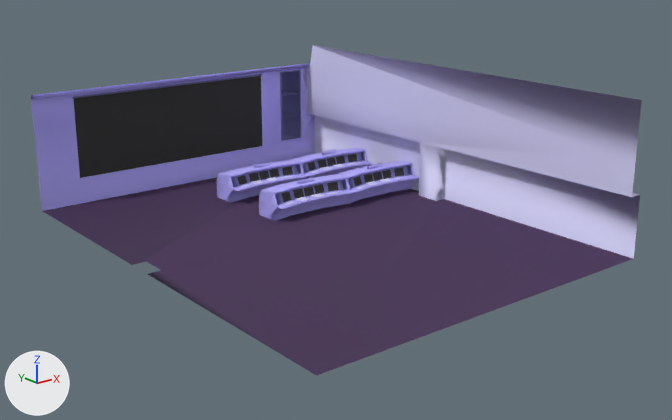
One commit to the glTF model src/models/controlroom.gltf: the scene before it, then after it.
Rendered twice from a camera (50 mm lens) standing at (-23.5, -28.4, 11.8) and looking at (-1.9, -1.5, 1.0). The axes (+X, +Y, +Z) are drawn at lower left. The lights are the same throughout. Where no turn or scale is listed for an object, it has been applied to the vertices.

The first picture shows 'jscmiscon1_1', 'jscmiscon1_22', 'jscmiscon1_27', 'jscmiscon1_4', 'jscmiscon1_40', 'jscmiscon1_41', 'jscmiscon1_42', 'jscmiscon1_43', 'jscmiscon1_44', 'jscmiscon1_5', 'jscmiscon1_6'.
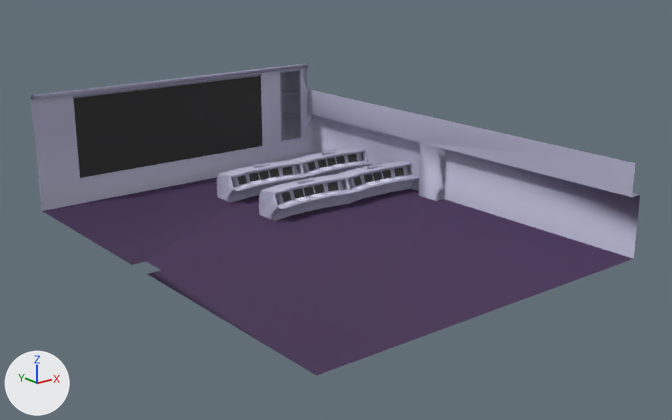
Boxes [x1, y1, x2, y2] around the edits, measured in the pictures (672 x 420 px):
'jscmiscon1_42', recoloured
    both: [307, 89, 640, 259]
'jscmiscon1_44', deleted
    before: [307, 45, 642, 163]
'jscmiscon1_43', recoloured (blue to grey)
    both: [31, 63, 315, 211]
'jscmiscon1_4', recoloured
    both: [217, 148, 415, 221]
'jscmiscon1_5', recoloured (blue to grey)
    both: [233, 161, 419, 210]
'jscmiscon1_22', recoloured (blue to grey)
    both: [254, 149, 383, 184]

The change, as a list of edits to the scene's bpy script:
```text
Change mat_purple:
    mat_purple.base_color: (0.456, 0.418, 1.0) -> (0.497, 0.491, 0.651)  # blue #b4adff -> light grey #bbbad3
Change me_mesh_42:
    where me_mesh_42.from_pydata(...)  # 19 vertices, 22 faces; spans x 4.3..4.8, y -10.3..8.7, z 0.0..3.7
    remove me_mesh_42.materials.append(mat_purple_light)  # white #dbd9ff
    add me_mesh_42.materials.append(mat_purple)  # light grey #bbbad3
Remove ob_jscmiscon1_44:
    ob_jscmiscon1_44 = bpy.data.objects.new('jscmiscon1_44', me_mesh_44)
    ob_jscmiscon1_44.location = (0.0, 0.0, 0.0)
```
